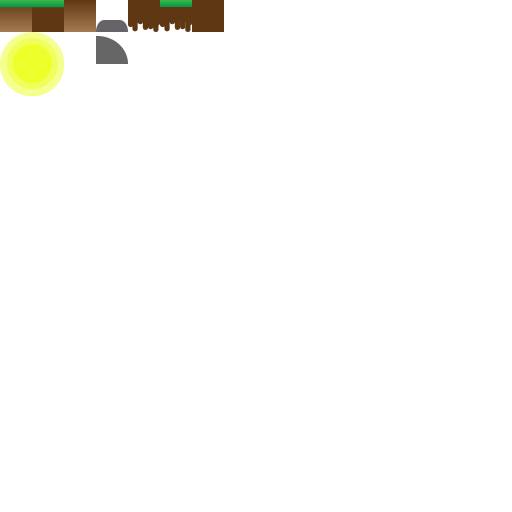
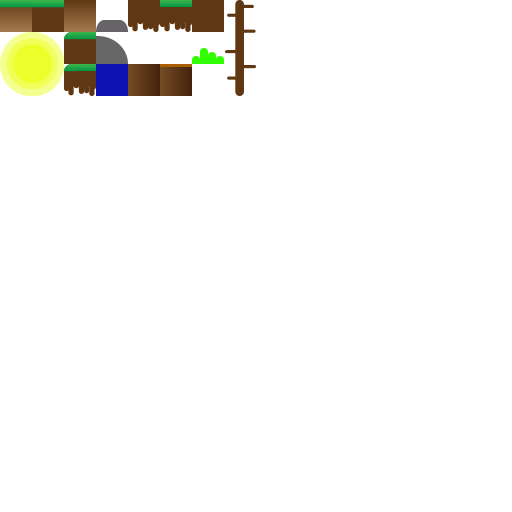
Layered file, before and after one edit (512 x 512). Changes by layer:
removed layer "Warstwa 5" over box(64, 32, 192, 96)
added layer "Warstwa 13" above "Warstwa 12" over box(64, 64, 76, 72)
added layer "Warstwa 12" above "Warstwa 11" over box(64, 64, 96, 96)
added layer "Warstwa 11" above "Warstwa 15" over box(64, 0, 256, 96)
added layer "Warstwa 15" above "Warstwa 14" over box(160, 64, 192, 96)
added layer "Warstwa 14" above "Warstwa 8" over box(128, 64, 160, 96)
